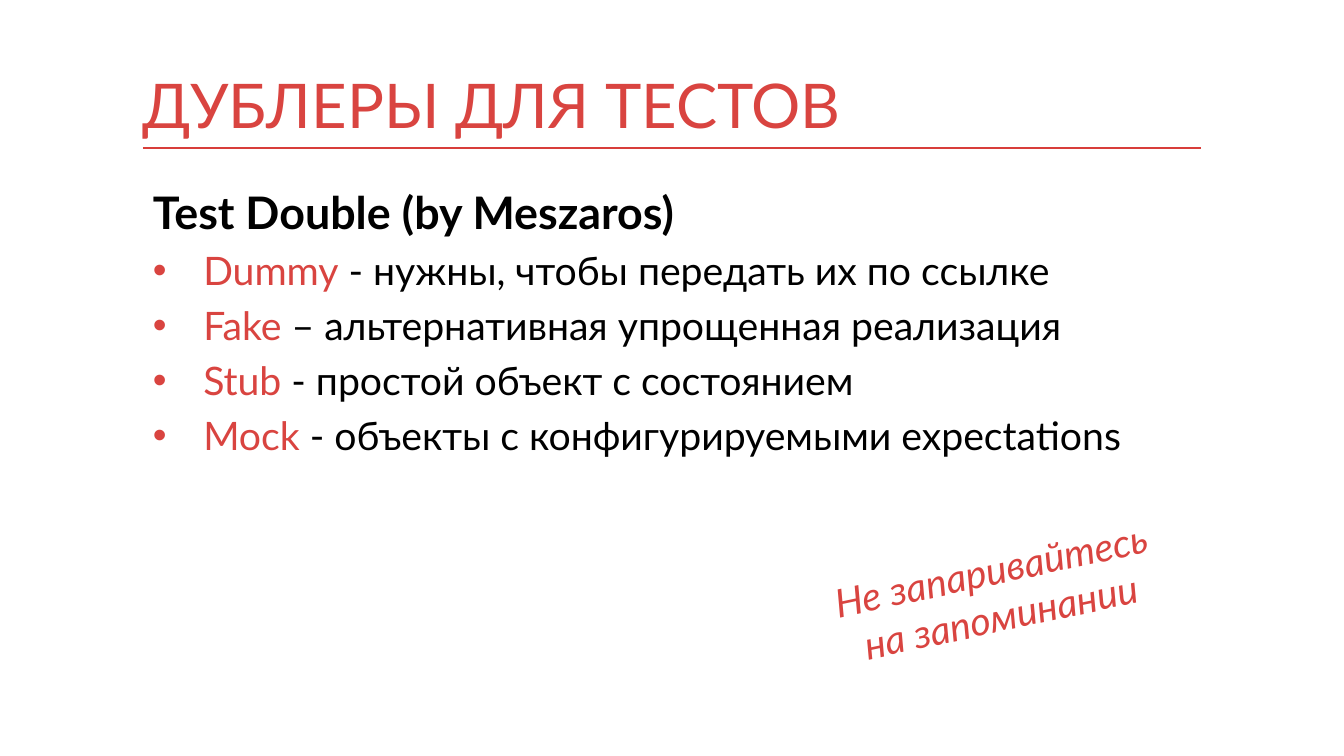
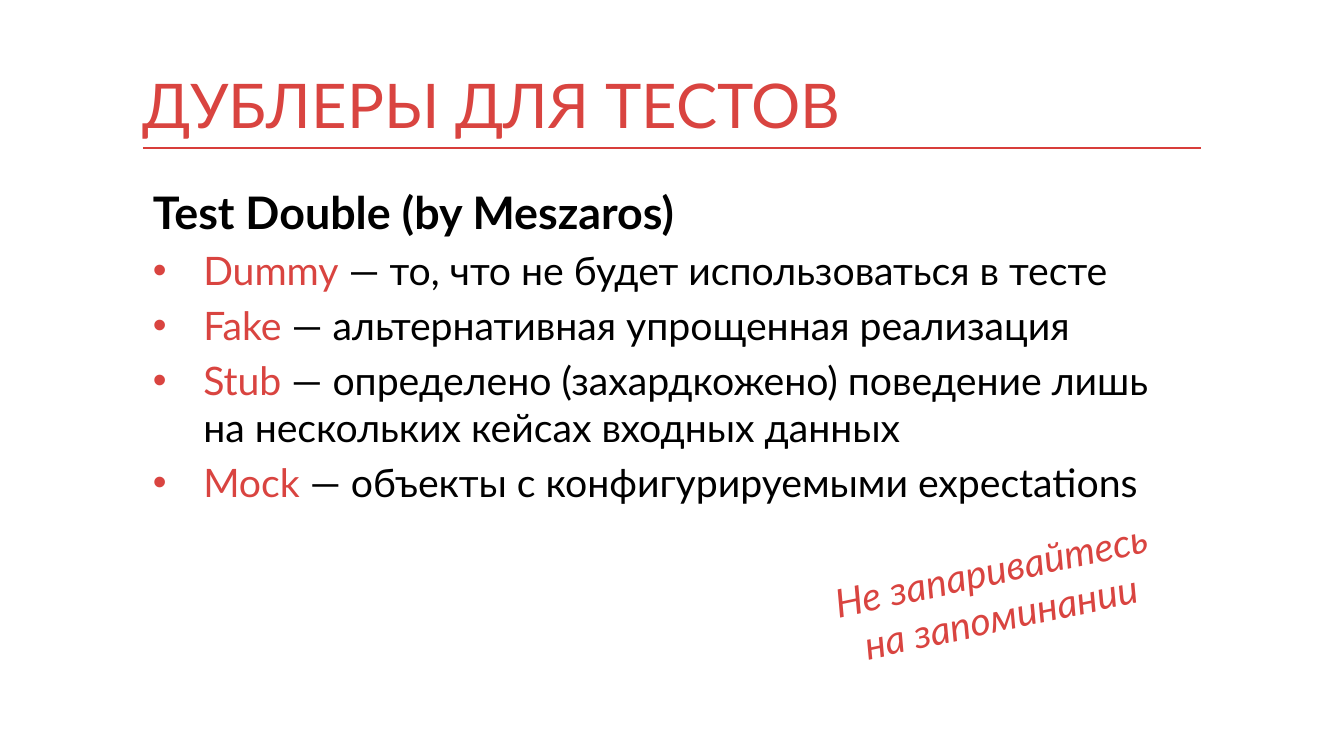
Before and after one commit to kontur-courses/mocks, a slide deck: slide 15 of mocks.pptx. Drawn at 1344x756 pixels with LibreOffice and Linux fonts; fonts in the diff are those of the drawing. Boxes give left, top, right and bottom in pixels: in the first picture for what was removed or moved away, otherwise in the second. Text is boxed around its words. In the diff, an @@ line names an element or a change of style, - is before the commit and + after.

Commit message:
slides

```diff
--- a/mocks.pptx
+++ b/mocks.pptx
@@ text at [203, 256, 1148, 504]: text changed @@
-• Dummy - нужны, чтобы передать их по ссылке
-• Fake – альтернативная упрощенная реализация
-• Stub - простой объект с состоянием
-• Mock - объекты с конфигурируемыми expectations
+• Dummy — то, что не будет использоваться в тесте
+• Fake — альтернативная упрощенная реализация
+• Stub — определено (захардкожено) поведение лишь на нескольких кейсах входных данных
+• Mock — объекты с конфигурируемыми expectations
```
